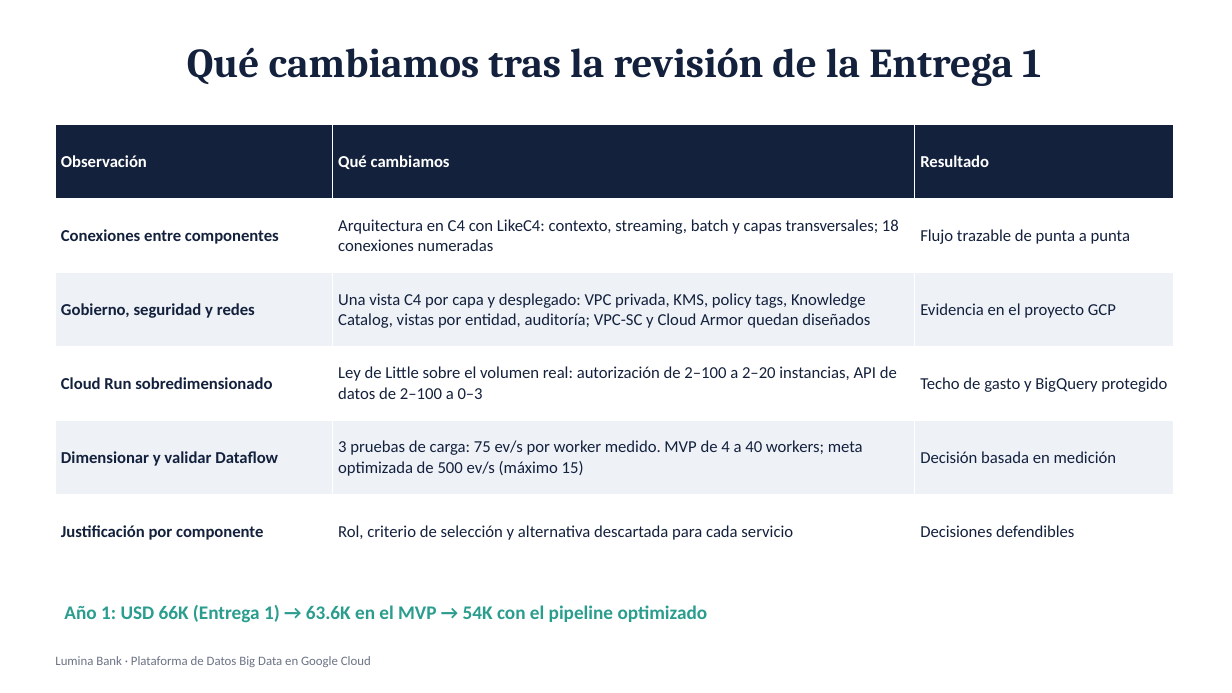
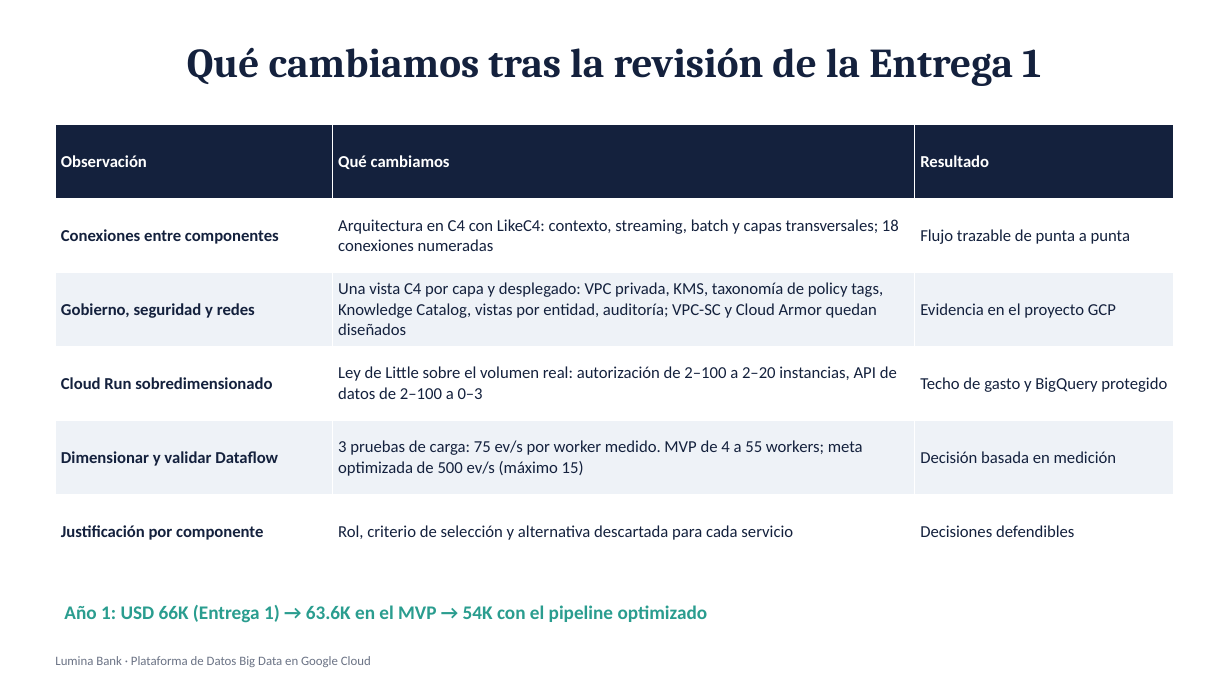
Before and after one commit to bmontoyag/utec_bigdata_trabajo, a slide deck: slide 2 of presentacion/Lumina Bank - Sustentacion.pptx. Drawn at 1232x693 pixels with LibreOffice and Linux fonts; fonts in the diff are those of the drawing. Boxes give left, top, right and bottom in pixels: in the first picture for what was removed or moved away, otherwise in the second. Text is boxed around its words. In the diff, an @@ line names an element or a change of style, - is before the commit and + after.

```diff
--- a/presentacion/Lumina Bank - Sustentacion.pptx
+++ b/presentacion/Lumina Bank - Sustentacion.pptx
@@ table at (55, 125, 1174, 568) @@
-row 3, column 2: Una vista C4 por capa y desplegado: VPC privada, KMS, policy tags, Knowledge Catalog, vistas por entidad, auditoría; VPC-SC y Cloud Armor quedan diseñados
+row 3, column 2: Una vista C4 por capa y desplegado: VPC privada, KMS, taxonomía de policy tags, Knowledge Catalog, vistas por entidad, auditoría; VPC-SC y Cloud Armor quedan diseñados
-row 5, column 2: 3 pruebas de carga: 75 ev/s por worker medido. MVP de 4 a 40 workers; meta optimizada de 500 ev/s (máximo 15)
+row 5, column 2: 3 pruebas de carga: 75 ev/s por worker medido. MVP de 4 a 55 workers; meta optimizada de 500 ev/s (máximo 15)
```
Also in this commit, not shown: 4 other slides changed, 2 other files.
